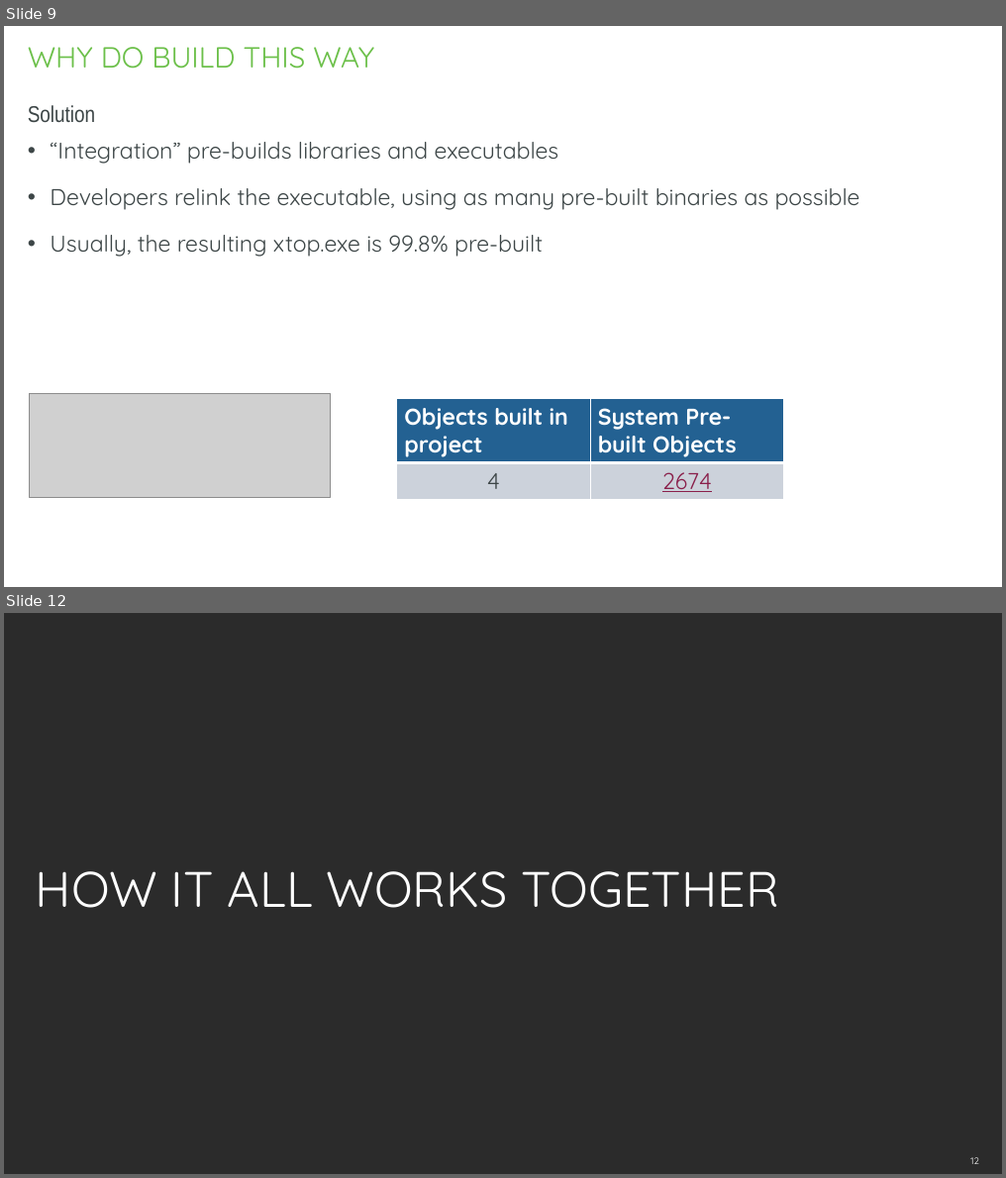
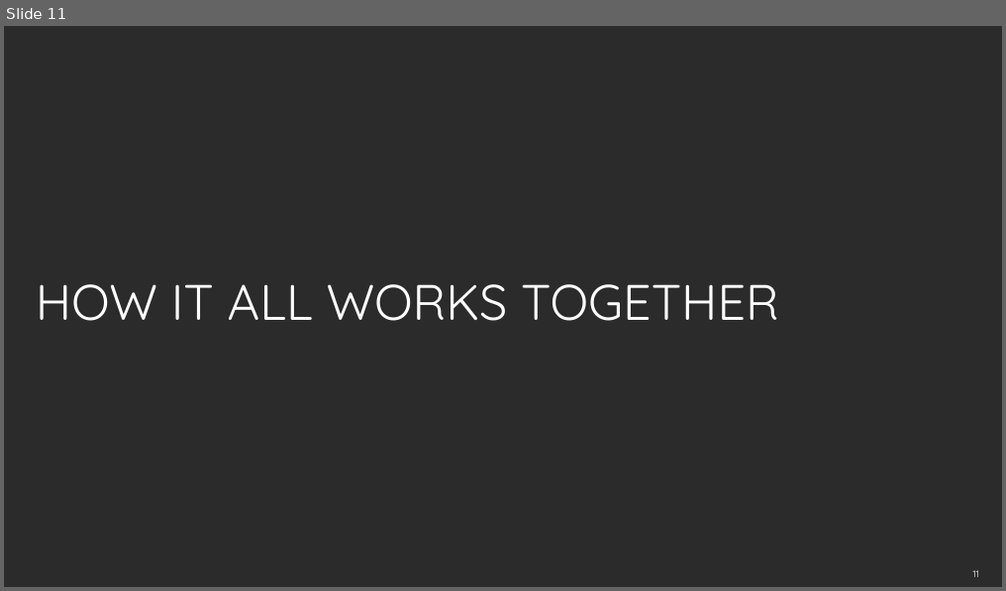
Before and after one commit to gkalidas/Python, a slide deck: MCS_project_sem_III/python_project.pptx. Shown one above the other, each under a label of ours: slides 9 and 12 before the commit, slide 11 after it; the slides between them are not shown. The pictures are 1006x1178 and 1006x591 pixels, drawn with LibreOffice and Linux fonts; fonts in the diff are those of the drawing; grey boxes stand for pictures; background and template pictures are left out; a plain dark background stands for a picture behind light text. Boxes give left, top, right and bottom in pixels: in the first picture for what was removed or moved away, otherwise in the second. Text is boxed around its words. In the diff, an @@ line names an element or a change of style, - is before the commit and + after.

```diff
--- a/MCS_project_sem_III/python_project.pptx
+++ b/MCS_project_sem_III/python_project.pptx
@@ slide 9 removed at (x1=4, y1=26, x2=1002, y2=587), background #FFFFFF @@
@@ title removed at (x1=28, y1=47, x2=374, y2=69) @@
-WHY DO BUILD THIS WAY
@@ subtitle removed at (x1=28, y1=105, x2=95, y2=122) @@
-Solution
@@ text removed at (x1=50, y1=142, x2=860, y2=257) @@
-• “Integration” pre-builds libraries and executables
-• Developers relink the executable, using as many pre-built binaries as possible
-• Usually, the resulting xtop.exe is 99.8% pre-built
@@ picture removed at (x1=29, y1=394, x2=331, y2=498) @@
@@ table removed at (x1=397, y1=399, x2=783, y2=496), 2 rows, 2 columns @@
-Objects built in project | System Pre-built Objects
-4 | 2674
@@ page number removed at (x1=930, y1=569, x2=978, y2=580) @@
-9
@@ what was slide 12 is now slide 11 @@
@@ page number at (x1=973, y1=570, x2=979, y2=577): text changed @@
-12
+11
```
Also in this commit, not shown: 2 slides changed, 1 other file.
